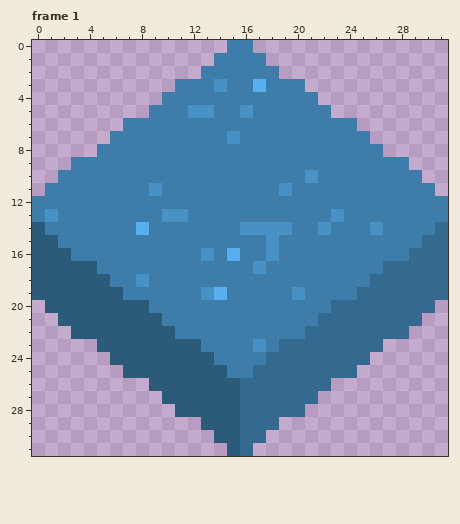
Pixel-art file, stored at src/main/resources/sprites/iso-water.aseprite. This is how it looked before the edit.
32x32 pixels, 2 frames. Colours within 5 levels of each other are drawn and written as one. Shown: frame 1. The commit also changed other frames, which this record leaves out.
Once edited:
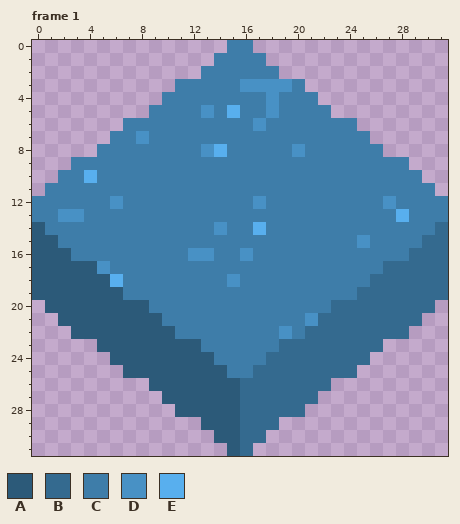
Palette (. is transparent): A #2c5a79  B #346a8f  C #3e7da9  D #4891c5  E #58afee
Changes in this commit:
Frame 1:
Colour D becomes colour C in row 3 at x 14; in row 5 at x 12 and 16; in row 7 at x 15; in row 10 at x 21; in row 11 at x 9 and 19; in row 13 at x 1, 10 to 11 and 23.
Colour D becomes colour C in row 14 at x 16, 18 to 19, 22 and 26; in rows 15 to 16 at x 18; in row 17 at x 17; in row 18 at x 8; in row 19 at x 13 and 20; in row 23 at x 17.
Colour E becomes colour C in row 14 at x 8; in row 16 at x 15; in row 19 at x 14.
Colour C becomes colour D in row 3 at x 16 and 18 to 19; in rows 4 to 5 at x 18; in row 6 at x 17; in row 7 at x 8; in row 8 at x 13 and 20; in row 12 at x 6, 17 and 27.
Colour C becomes colour D in row 13 at x 2 to 3; in row 14 at x 14; in row 15 at x 25; in row 16 at x 12 and 16; in row 17 at x 5; in row 18 at x 15.
Colour C becomes colour D in row 21 at x 21; in row 22 at x 19.
Colour E becomes colour D in row 3 at x 17.
Colour C becomes colour E in row 5 at x 15; in row 8 at x 14; in row 10 at x 4; in row 13 at x 28; in row 18 at x 6.
Colour D becomes colour E in row 14 at x 17.
